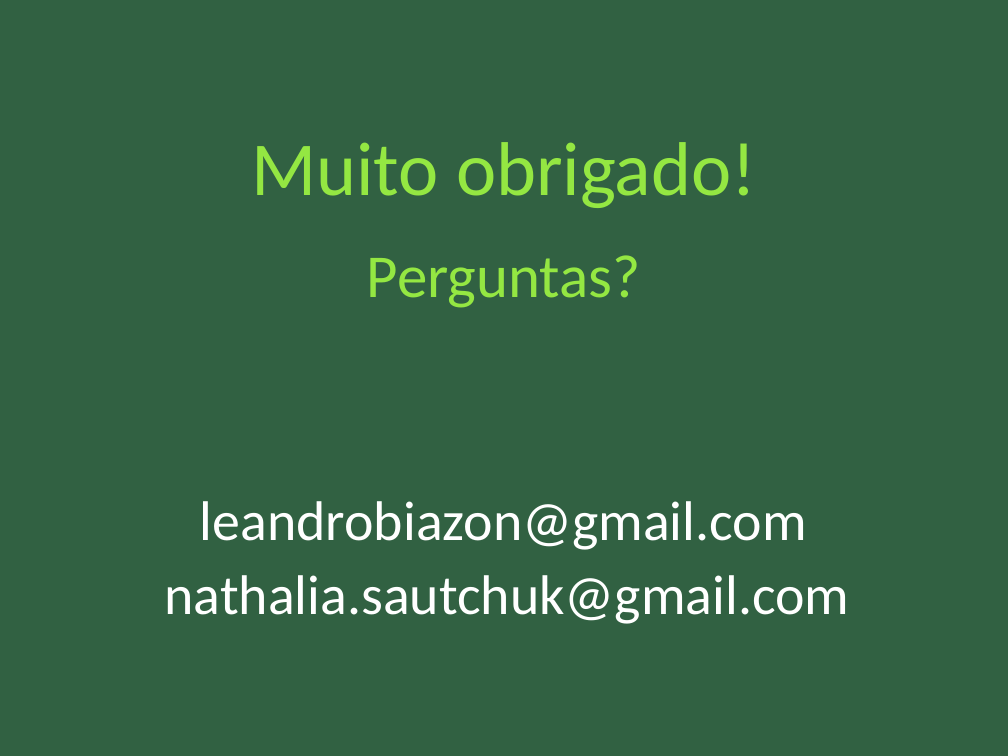
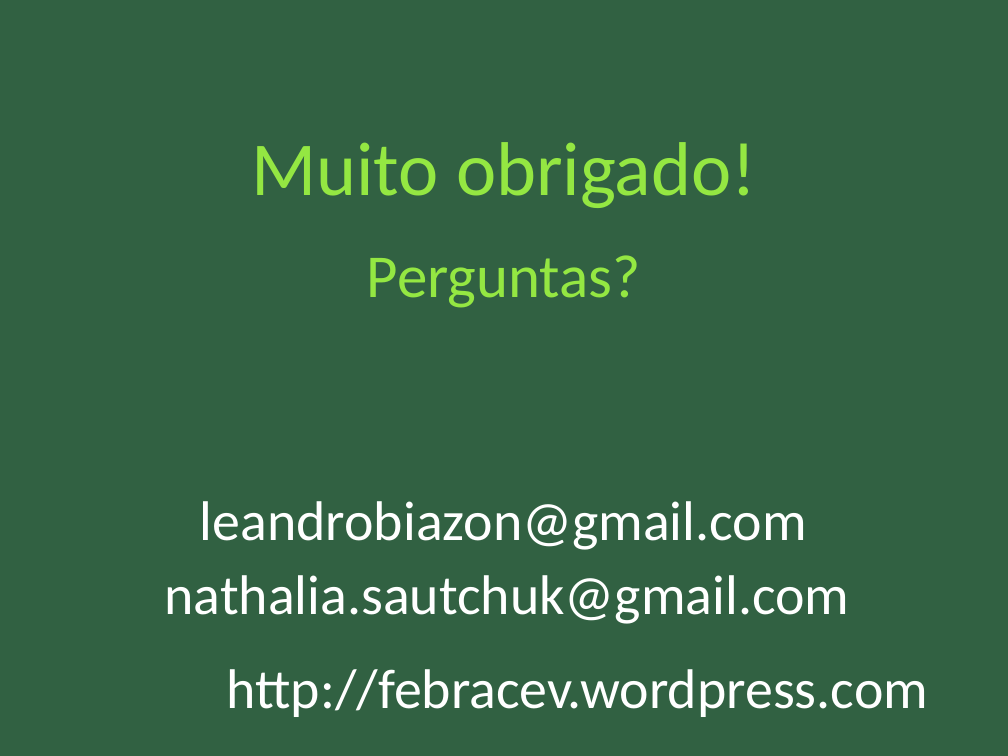
Before and after one commit to nathaliaspatricio/febracev, a slide deck: slide 9 of doc/atividade2/apresentação_2.odp. Drawn at 1008x756 pixels with LibreOffice and Linux fonts; fonts in the diff are those of the drawing. Boxes give left, top, right and bottom in pixels: in the first picture for what was removed or moved away, otherwise in the second. Text is boxed around its words. In the diff, an @@ line names an element or a change of style, - is before the commit and + after.

```diff
--- a/doc/atividade2/apresentação_2.odp
+++ b/doc/atividade2/apresentação_2.odp
@@ text added at box(227, 669, 928, 717), 44 pt, text #FFFFFF @@
+http://febracev.wordpress.com
```
Also in this commit, not shown: 7 slides added, 7 slides removed, 1 other file.
